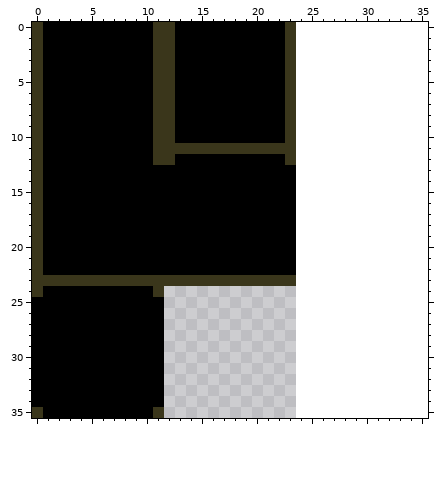
File history of a pixel-art sprite, assets/walls.png. That is the earlier state.
The file is 120x180 pixels, drawn in blocks of 5x5; one block is one cell here. The old version is drawn lined up with the new one, on the new canvas.
And afterwards:
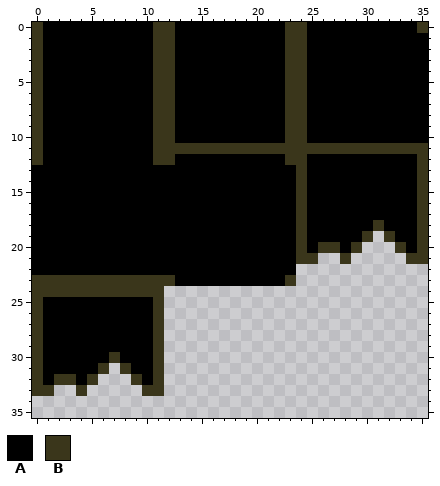
Palette (. is transparent): A #000000  B #3a361b
Diff:
canvas 24x36 -> 36x36
Changed rows in their new state; - is an unchanged pixel.
first column x 0:
 0 ------------------------BAAAAAAAAAAB
 1 ------------------------BAAAAAAAAAAA
 2 ------------------------BAAAAAAAAAAA
 3 ------------------------BAAAAAAAAAAA
 4 ------------------------BAAAAAAAAAAA
 5 ------------------------BAAAAAAAAAAA
 6 ------------------------BAAAAAAAAAAA
 7 ------------------------BAAAAAAAAAAA
 8 ------------------------BAAAAAAAAAAA
 9 ------------------------BAAAAAAAAAAA
10 ------------------------BAAAAAAAAAAA
11 ------------------------BBBBBBBBBBBB
12 ------------------------BAAAAAAAAAAB
13 A-----------------------BAAAAAAAAAAB
14 A-----------------------BAAAAAAAAAAB
15 A-----------------------BAAAAAAAAAAB
16 A-----------------------BAAAAAAAAAAB
17 A-----------------------BAAAAAAAAAAB
18 A-----------------------BAAAAAABAAAB
19 A-----------------------BAAAAAB-BAAB
20 A-----------------------BABBAB---BAB
21 A-----------------------BB--B-----BB
22 A-----------------------------------
23 -------------AAAAAAAAAA-------------
24 -BBBBBBBBBB-------------------------
25 B----------B------------------------
26 B----------B------------------------
27 B----------B------------------------
28 B----------B------------------------
29 B----------B------------------------
30 B------B---B------------------------
31 B-----B.B--B------------------------
32 B-BB-B...B-B------------------------
33 BB..B.....BB------------------------
34 ............------------------------
35 ............------------------------
Boxes around the changes in both pictures, in picture pixels (x1, y1, x2, y2):
changed: (32, 22, 428, 418)
